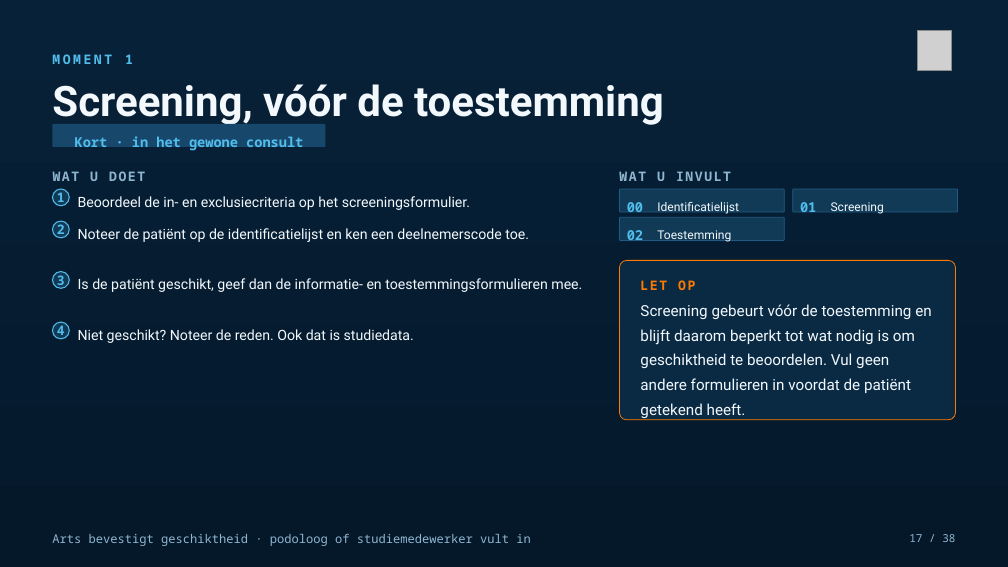
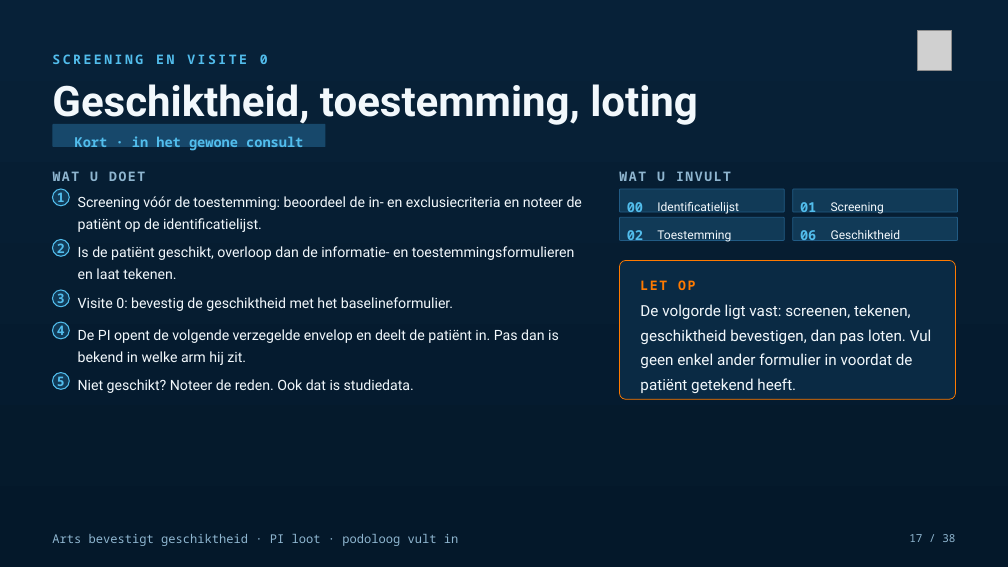
Before and after one commit to Dellfs/paradise-project, a slide deck: slide 17 of PARADISE_presentatie/PARADISE_opleidingssessie_voetklinieken.pptx. Drawn at 1008x567 pixels with LibreOffice and Linux fonts; fonts in the diff are those of the drawing; grey boxes stand for pictures. Boxes give left, top, right and bottom in pixels: in the first picture for what was removed or moved away, otherwise in the second. Text is boxed around its words. In the diff, an @@ line names an element or a change of style, - is before the commit and + after.

```diff
--- a/PARADISE_presentatie/PARADISE_opleidingssessie_voetklinieken.pptx
+++ b/PARADISE_presentatie/PARADISE_opleidingssessie_voetklinieken.pptx
@@ text at [52, 54, 268, 64]: text changed @@
-MOMENT 1
+SCREENING EN VISITE 0
@@ text at [52, 84, 698, 126]: text changed @@
-Screening, vóór de toestemming
+Geschiktheid, toestemming, loting
@@ text at [78, 196, 582, 232]: text changed @@
-Beoordeel de in- en exclusiecriteria op het screeningsformulier.
+Screening vóór de toestemming: beoordeel de in- en exclusiecriteria en noteer de patiënt op de identificatielijst.
@@ text removed at [78, 228, 529, 242] @@
-Noteer de patiënt op de identificatielijst en ken een deelnemerscode toe.
@@ rounded rectangle added at [793, 217, 958, 240], fill #113A57, outline #215B84 0.75 pt @@
@@ text added at [800, 230, 816, 245], 13 pt, text #52BDEC, bold @@
+06
@@ text added at [831, 230, 901, 241], 11.5 pt, text #F2F8FC @@
+Geschiktheid
@@ text at [78, 246, 575, 279]: text changed @@
-Is de patiënt geschikt, geef dan de informatie- en toestemmingsformulieren mee.
+Is de patiënt geschikt, overloop dan de informatie- en toestemmingsformulieren en laat tekenen.
@@ rounded rectangle: place and size @@
-rounded rectangle at [619, 260, 955, 420]
+rounded rectangle at [619, 260, 955, 399]
@@ 2 texts, 2 ellipses: place and size @@
-2 texts, 2 ellipses at [52, 221, 69, 289]
+2 texts, 2 ellipses at [52, 240, 69, 308]
@@ text added at [78, 297, 453, 311], 13.5 pt, text #F2F8FC @@
+Visite 0: bevestig de geschiktheid met het baselineformulier.
@@ text added at [78, 329, 559, 365], 13.5 pt, text #F2F8FC @@
+De PI opent de volgende verzegelde envelop en deelt de patiënt in. Pas dan is bekend in welke arm hij zit.
@@ text at [640, 304, 932, 393]: text changed @@
-Screening gebeurt vóór de toestemming en blijft daarom beperkt tot wat nodig is om geschiktheid te beoordelen. Vul geen andere formulieren in voordat de patiënt getekend heeft.
+De volgorde ligt vast: screenen, tekenen, geschiktheid bevestigen, dan pas loten. Vul geen enkel ander formulier in voordat de patiënt getekend heeft.
@@ ellipse added at [52, 373, 69, 389], fill #113A57, outline #52BDEC 1 pt @@
@@ text added at [57, 373, 65, 390], 12.5 pt, text #52BDEC, bold @@
+5
@@ text "Niet geschikt? Noteer de reden. ...": place and size @@
-text "Niet geschikt? Noteer de reden. ..." at [78, 329, 414, 343]
+text "Niet geschikt? Noteer de reden. ..." at [78, 379, 414, 393]
@@ text at [52, 534, 459, 546]: text changed @@
-Arts bevestigt geschiktheid · podoloog of studiemedewerker vult in
+Arts bevestigt geschiktheid · PI loot · podoloog vult in
```
Also in this commit, not shown: 7 other slides changed, 1 slide added, 1 slide removed, 4 other files.
